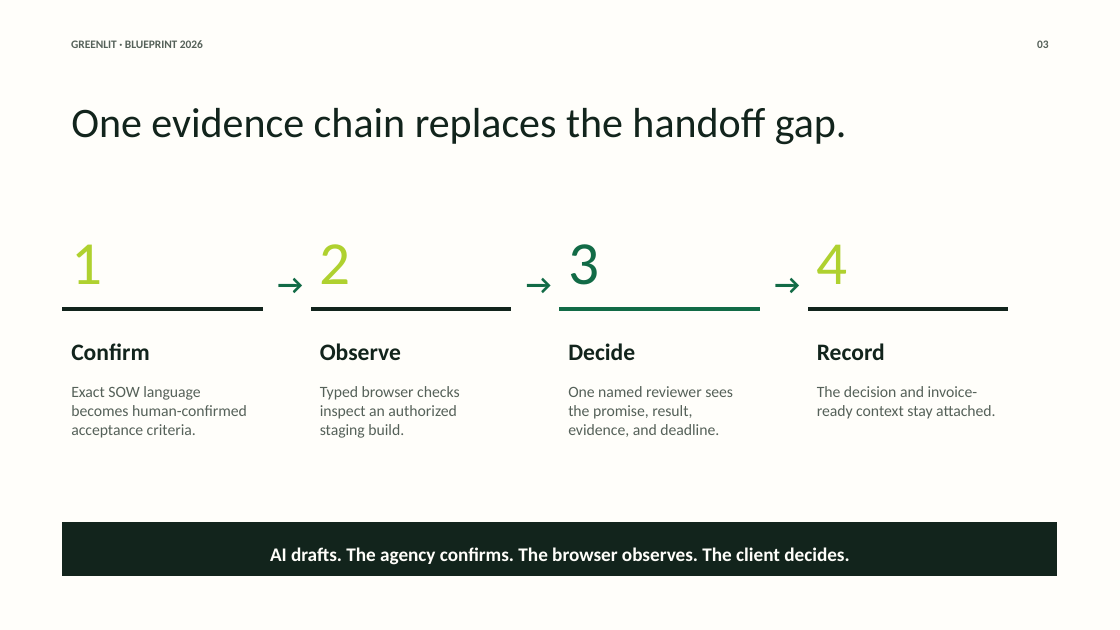
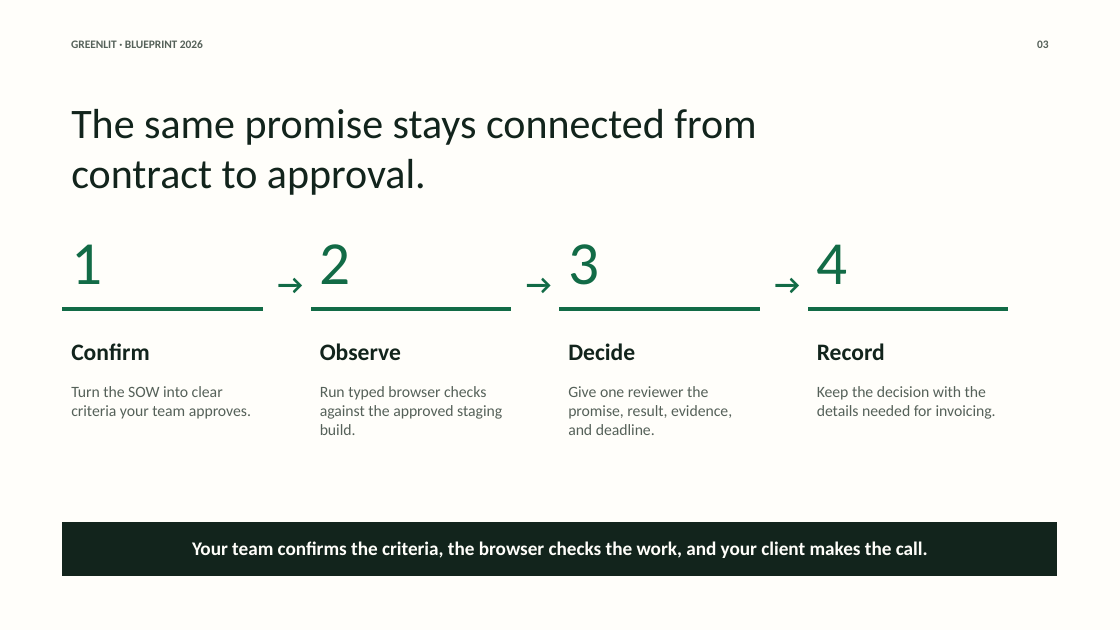
Before and after one commit to anayagarwalla-ai/greenlit, a slide deck: slide 3 of docs/hackathon/greenlit-blueprint-hackathon-deck.pptx. Drawn at 1120x630 pixels with LibreOffice and Linux fonts; fonts in the diff are those of the drawing. Boxes give left, top, right and bottom in pixels: in the first picture for what was removed or moved away, otherwise in the second. Text is boxed around its words. In the diff, an @@ line names an element or a change of style, - is before the commit and + after.

```diff
--- a/docs/hackathon/greenlit-blueprint-hackathon-deck.pptx
+++ b/docs/hackathon/greenlit-blueprint-hackathon-deck.pptx
@@ text at (x1=71, y1=109, x2=756, y2=195): text changed @@
-One evidence chain replaces the handoff gap.
+The same promise stays connected from contract to approval.
@@ text colour #AFD12F to #126B46 in 3 elements at (x1=71, y1=244, x2=102, y2=284), (x1=320, y1=244, x2=351, y2=284), (x1=817, y1=244, x2=848, y2=284) @@
@@ fill #12241C to #126B46; outline #12241C 0 pt to #126B46 0 pt in 3 elements at (x1=63, y1=308, x2=263, y2=311), (x1=312, y1=308, x2=512, y2=311), (x1=808, y1=308, x2=1008, y2=311) @@
@@ text at (x1=71, y1=386, x2=251, y2=419): text changed @@
-Exact SOW language becomes human-confirmed acceptance criteria.
+Turn the SOW into clear criteria your team approves.
@@ text at (x1=320, y1=386, x2=502, y2=435): text changed @@
-Typed browser checks inspect an authorized staging build.
+Run typed browser checks against the approved staging build.
@@ text at (x1=568, y1=386, x2=732, y2=435): text changed @@
-One named reviewer sees the promise, result, evidence, and deadline.
+Give one reviewer the promise, result, evidence, and deadline.
@@ text at (x1=817, y1=386, x2=996, y2=419): text changed @@
-The decision and invoice-ready context stay attached.
+Keep the decision with the details needed for invoicing.
@@ text at (x1=192, y1=541, x2=928, y2=558): text changed @@
-AI drafts. The agency confirms. The browser observes. The client decides.
+Your team confirms the criteria, the browser checks the work, and your client makes the call.
```
Also in this commit, not shown: 7 other slides changed, 1 other file.
